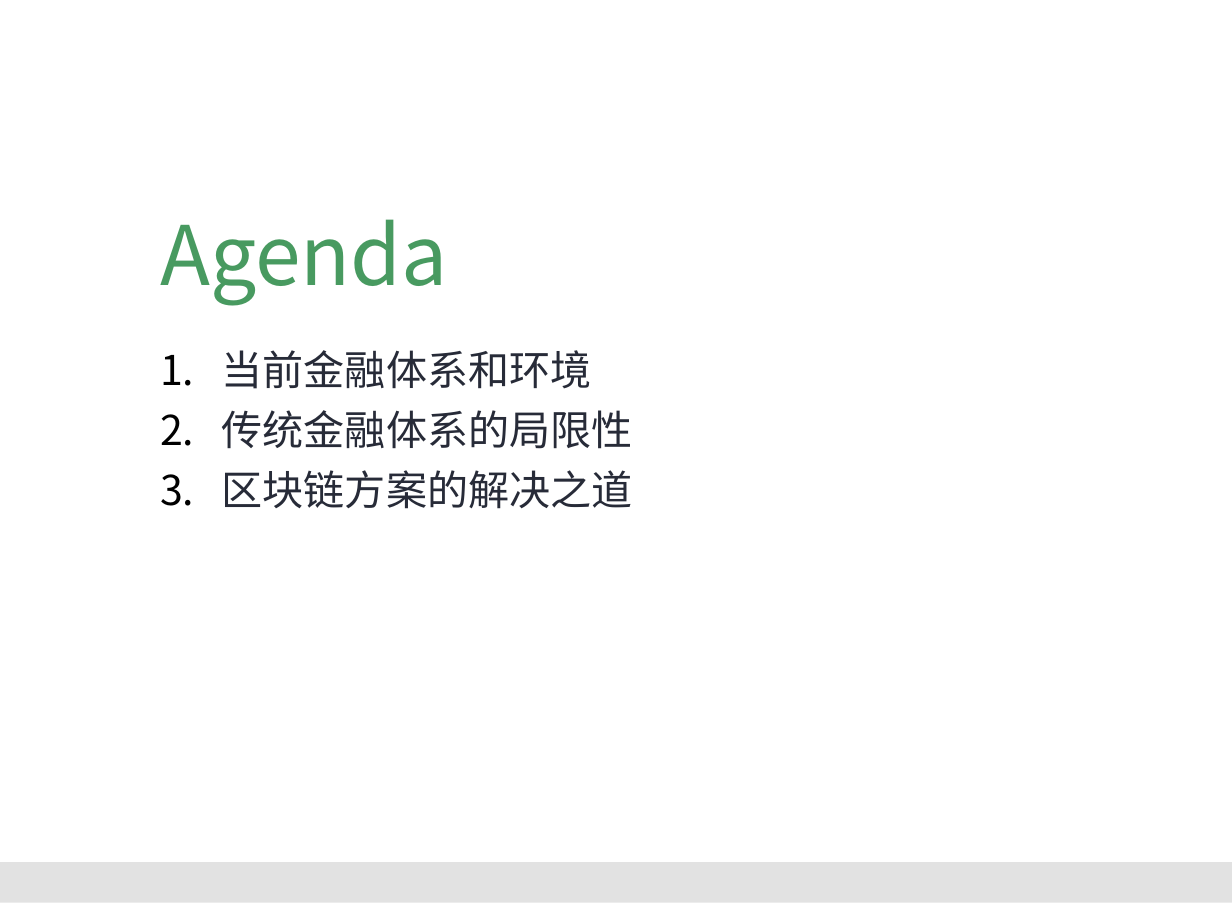
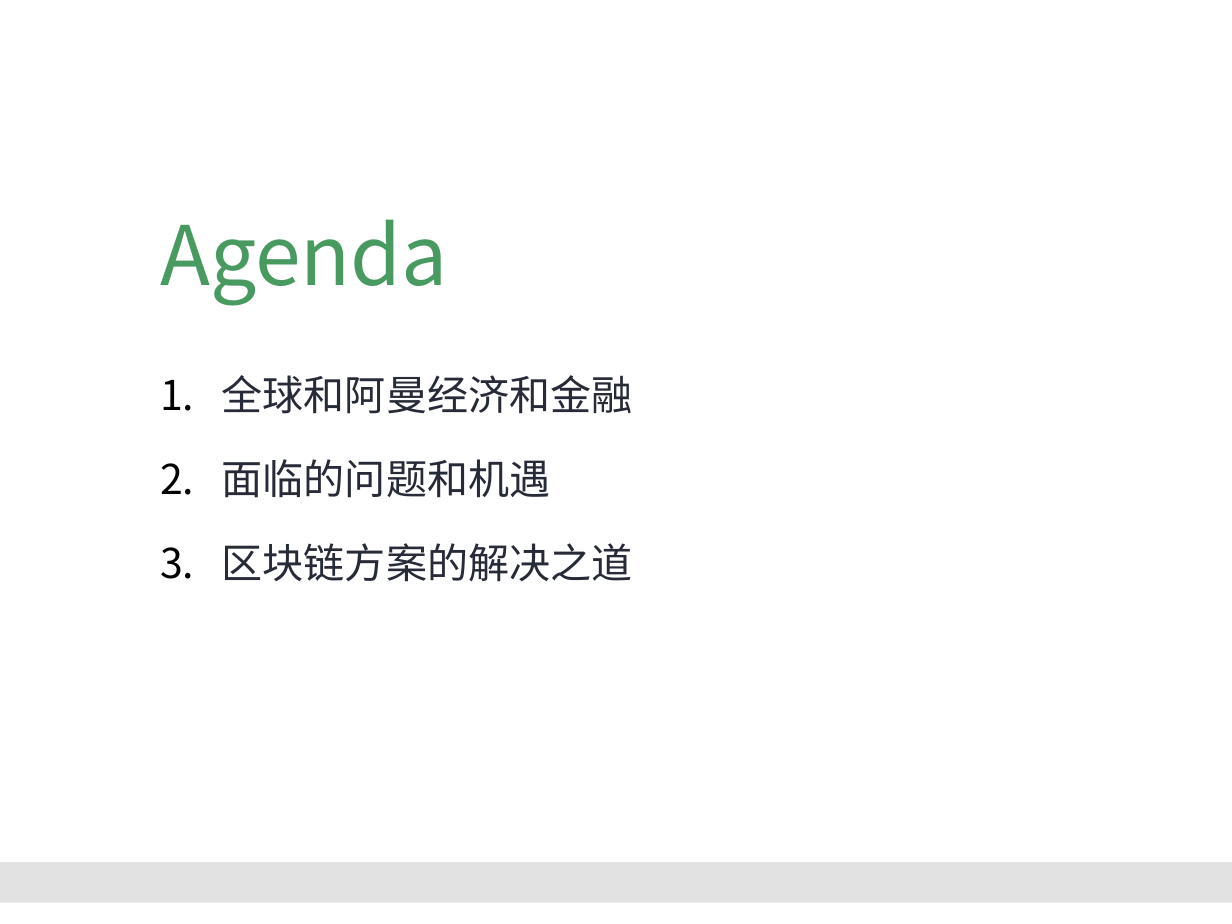
Before and after one commit to Catfeeds/DOC, a slide deck: slide 2 of A阿曼/proposal for Oman.pptx. Drawn at 1232x924 pixels with LibreOffice and Linux fonts; fonts in the diff are those of the drawing; background and template pictures are left out. Boxes give left, top, right and bottom in pixels: in the first picture for what was removed or moved away, otherwise in the second. Text is boxed around its words. In the diff, an @@ line names an element or a change of style, - is before the commit and + after.

```diff
--- a/A阿曼/proposal for Oman.pptx
+++ b/A阿曼/proposal for Oman.pptx
@@ text at (x1=222, y1=375, x2=633, y2=498): text changed @@
-1. 当前金融体系和环境
-2. 传统金融体系的局限性
+1. 全球和阿曼经济和金融
+2. 面临的问题和机遇
@@ text at (x1=222, y1=543, x2=633, y2=582): line spacing 1 to 1.5 @@
```
Also in this commit, not shown: 7 other slides changed, 11 slides added, 6 slides removed.
